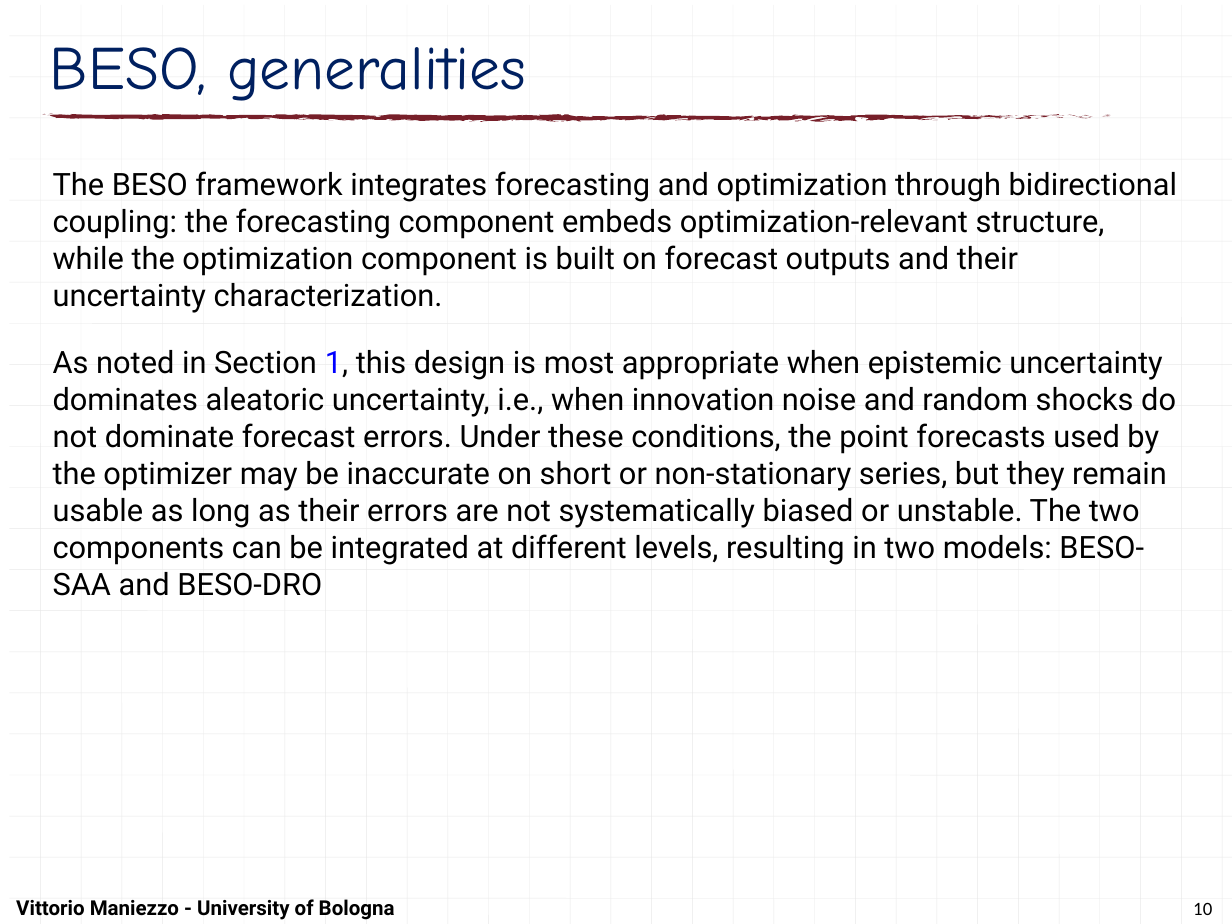
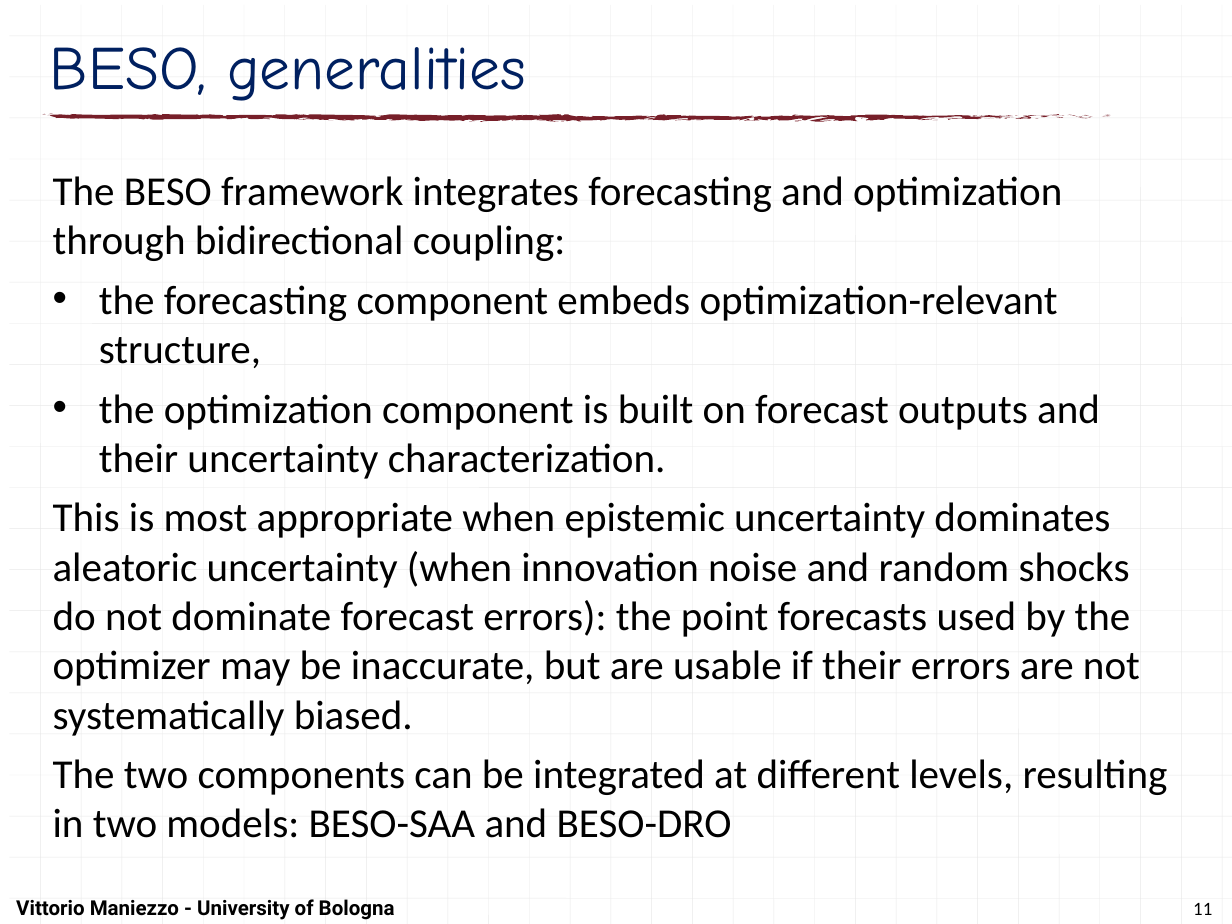
Before and after one commit to maniezzo/GDOforecast, a slide deck: slide 11 of doc/Schedulingseminar/schedulingSeminarXdock.pptx (slide 10 before the commit). Drawn at 1232x924 pixels with LibreOffice and Linux fonts; fonts in the diff are those of the drawing. Boxes give left, top, right and bottom in pixels: in the first picture for what was removed or moved away, otherwise in the second. Text is boxed around its words. In the diff, an @@ line names an element or a change of style, - is before the commit and + after.

```diff
--- a/doc/Schedulingseminar/schedulingSeminarXdock.pptx
+++ b/doc/Schedulingseminar/schedulingSeminarXdock.pptx
@@ text at [53, 176, 1168, 838]: text changed; size 18 to 24 pt; font Roboto to Calibri @@
-The BESO framework integrates forecasting and optimization through bidirectional coupling: the forecasting component embeds optimization-relevant structure, while the optimization component is built on forecast outputs and their uncertainty characterization.
-As noted in Section 1, this design is most appropriate when epistemic uncertainty dominates aleatoric uncertainty, i.e., when innovation noise and random shocks do not dominate forecast errors. Under these conditions, the point forecasts used by the optimizer may be inaccurate on short or non-stationary series, but they remain usable as long as their errors are not systematically biased or unstable. The two components can be integrated at different levels, resulting in two models: BESO-SAA and BESO-DRO
+The BESO framework integrates forecasting and optimization through bidirectional coupling:
+• the forecasting component embeds optimization-relevant structure,
+• the optimization component is built on forecast outputs and their uncertainty characterization.
+This is most appropriate when epistemic uncertainty dominates aleatoric uncertainty (when innovation noise and random shocks do not dominate forecast errors): the point forecasts used by the optimizer may be inaccurate, but are usable if their errors are not systematically biased.
+The two components can be integrated at different levels, resulting in two models: BESO-SAA and BESO-DRO
@@ page number at [1193, 903, 1212, 915]: text changed @@
-10
+11
```
Also in this commit, not shown: 26 other slides changed, 5 slides added, 1 other file.
